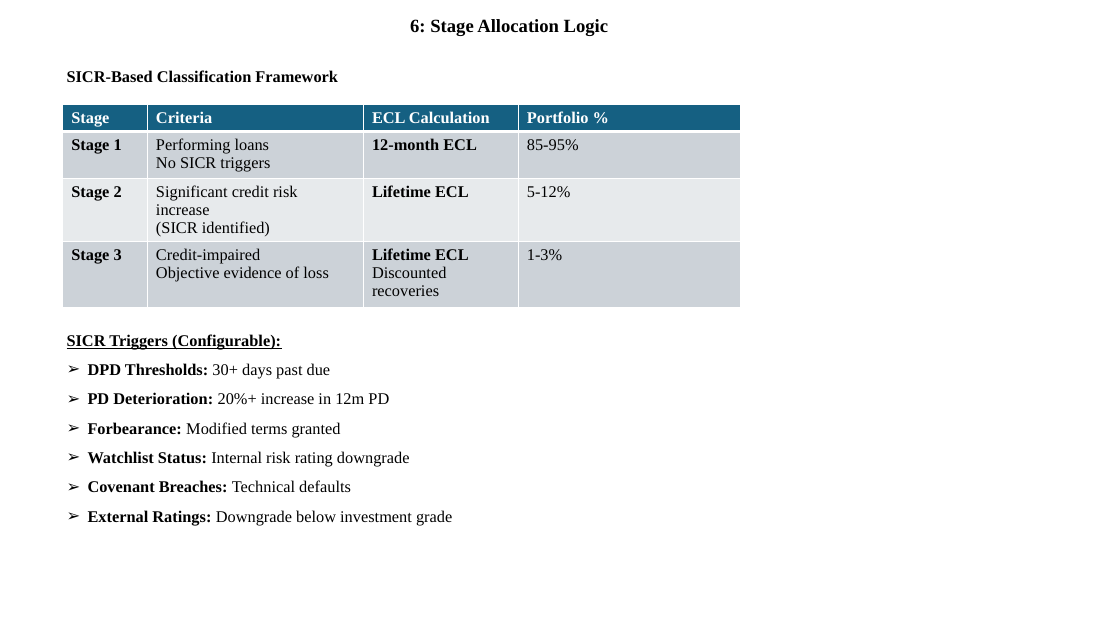
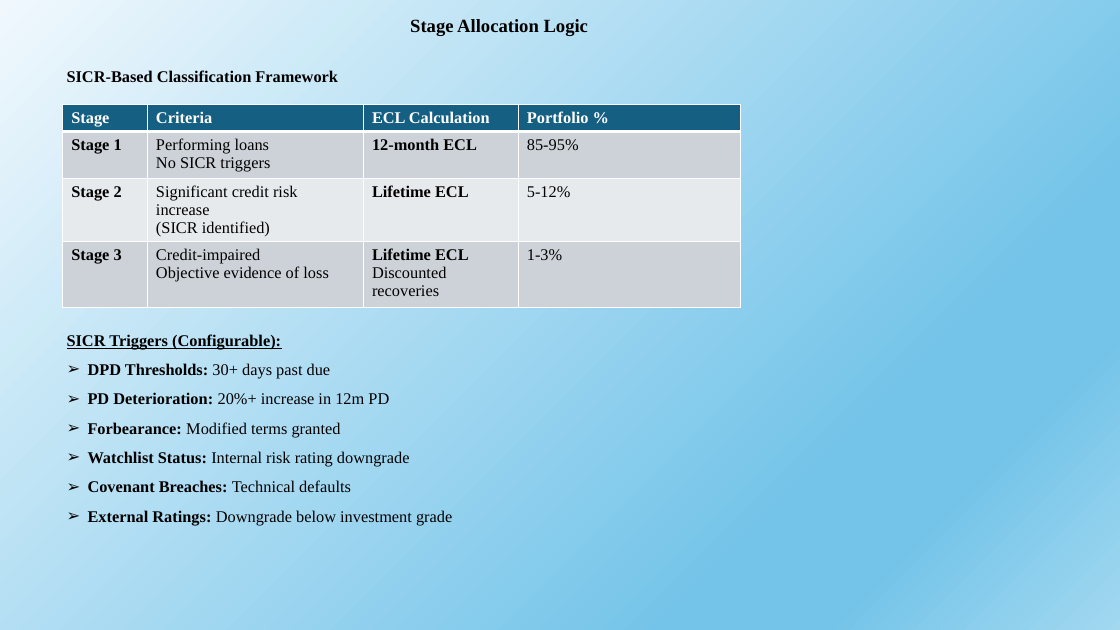
Before and after one commit to sampathkore4444/IFRS9-Engine, a slide deck: slide 6 of IFRS Engine.pptx. Drawn at 1120x630 pixels with LibreOffice and Linux fonts; fonts in the diff are those of the drawing. Boxes give left, top, right and bottom in pixels: in the first picture for what was removed or moved away, otherwise in the second. Text is boxed around its words. In the diff, an @@ line names an element or a change of style, - is before the commit and + after.

```diff
--- a/IFRS Engine.pptx
+++ b/IFRS Engine.pptx
@@ background #FFFFFF to gradient #F0F8FD to #74C4E9 to #A2D8F0 @@
@@ title at (410, 19, 588, 36): text changed @@
-6: Stage Allocation Logic
+Stage Allocation Logic
```
Also in this commit, not shown: 11 other slides changed, 1 other file.
